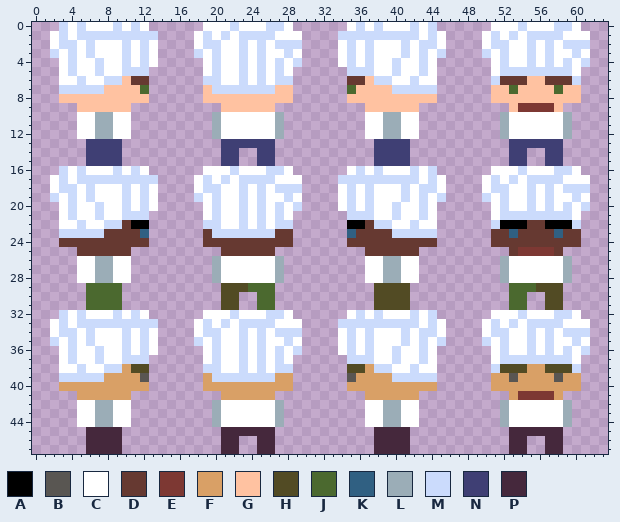
One commit to this pixel-art file: Assets/Resources/Sprites/Enemies/chef.aseprite. Above is the file before it was changed.
64x48 pixels, 1 frame.
Palette (. is transparent): A #000000  B #595652  C #ffffff  D #663931  E #7d3833  F #d9a066  G #ffc2a1  H #524b24  J #4b692f  K #306082  L #9badb7  M #cbdbfc  N #3f3f74  P #45283c
Once edited:
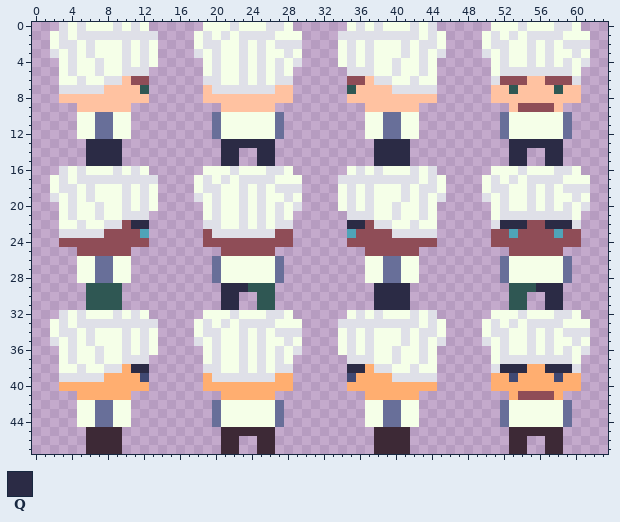
Colours new in this view: Q #2b2b45
Difference:
colour B: #595652 -> #404973
colour C: #ffffff -> #f5ffe8
colour D: #663931 -> #8f4d57
colour F: #d9a066 -> #ffae70
colour J: #4b692f -> #2f5753
colour K: #306082 -> #4fa4b8
colour L: #9badb7 -> #686f99
colour M: #cbdbfc -> #dfe0e8
colour P: #45283c -> #3d2936
y 9: x 54..57 EEEE -> DDDD
y 13: x 6..9 NNNN -> QQQQ; x 21..26 NNNNNN -> QQQQQQ; x 38..41 NNNN -> QQQQ; x 53..58 NNNNNN -> QQQQQQ
y 14..15: x 6..9 NNNN -> QQQQ; x 21..22 NN -> QQ; x 25..26 NN -> QQ; x 38..41 NNNN -> QQQQ; x 53..54 NN -> QQ; x 57..58 NN -> QQ
y 22: x 11..12 AA -> QQ; x 35..36 AA -> QQ; x 52..54 AAA -> QQQ; x 57..59 AAA -> QQQ
y 25: x 54..57 EEEE -> DDDD
y 29: x 21..23 HHH -> QQQ; x 38..41 HHHH -> QQQQ; x 56..58 HHH -> QQQ
y 30..31: x 21..22 HH -> QQ; x 38..41 HHHH -> QQQQ; x 57..58 HH -> QQ
y 38: x 11..12 HH -> QQ; x 35..36 HH -> QQ; x 52..54 HHH -> QQQ; x 57..59 HHH -> QQQ
y 41: x 54..57 EEEE -> DDDD
Boxes around the changes in both pictures, in picture pixels (x1, y1, x2, y2):
changed: (50, 22, 158, 454)
changed: (194, 22, 302, 454)
changed: (338, 22, 590, 454)
